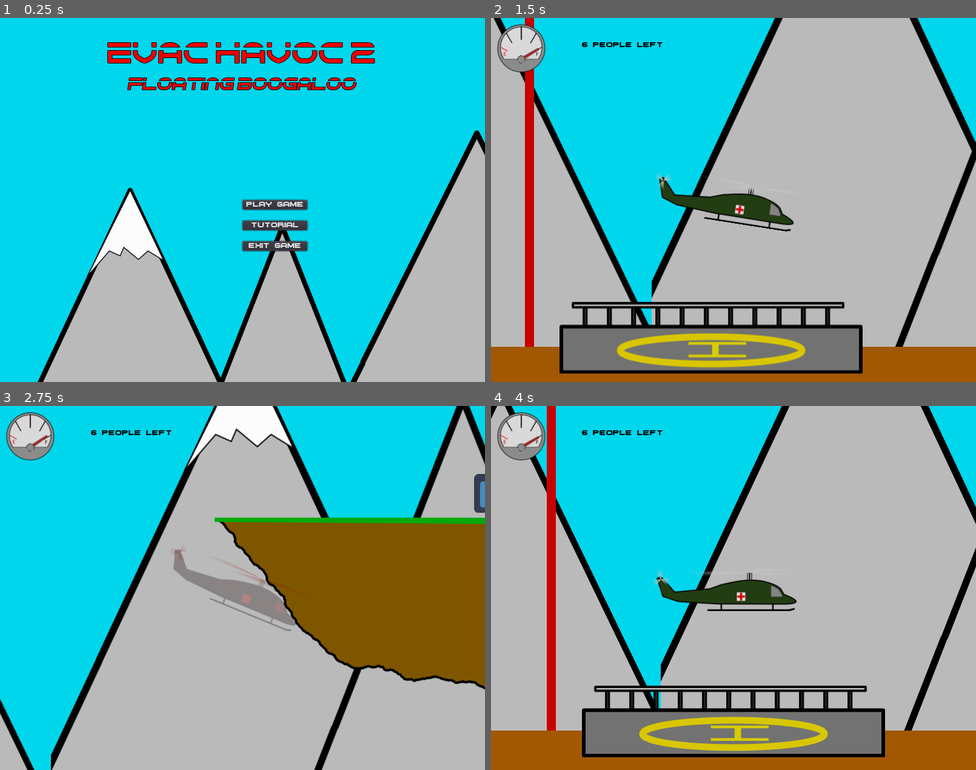
Above: before the commit, frames 1-4 (two rows, left to right).
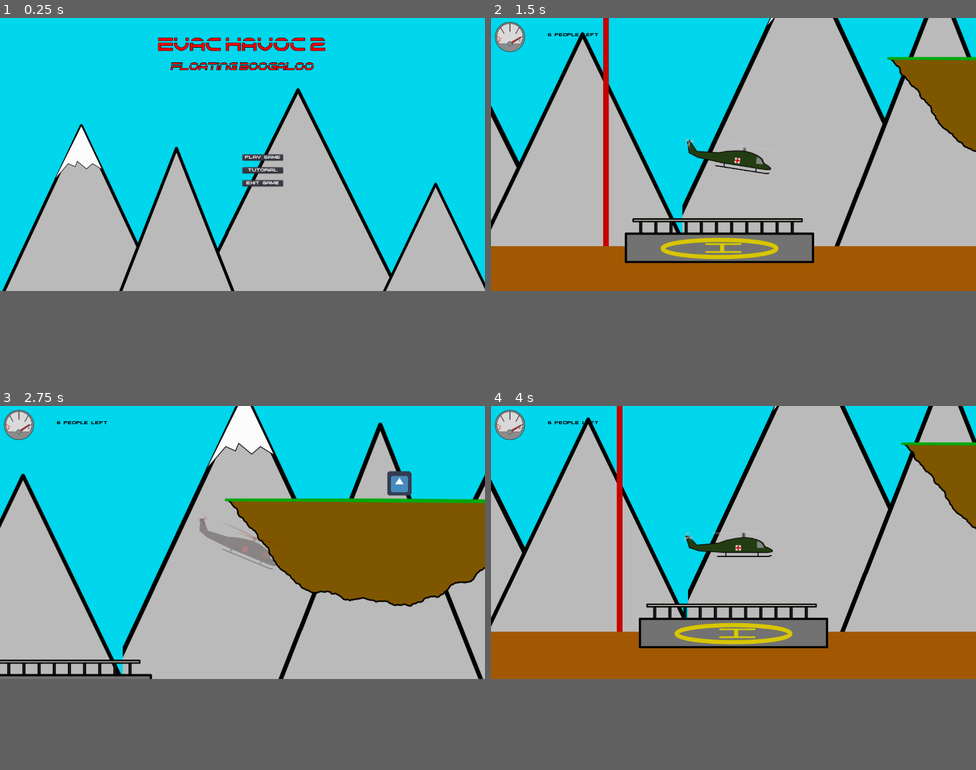
Above: after the commit, the same moments.

Repository: Inglo-Games/EvacHavoc2
Game: Godot game, scene res://scenes/menu.tscn
Same seed, same stepped clock (60 frames per second), same inputs: the game is played once before the commit and once after it. The engine's default icon, where the game draws it, is replaced by a stand-in: a white triangle on a blue panel in a dark square.
Inputs (mouse positions are in pixels of both pictures, inside the frame that each line leads up to):
- Up to frame 1 (0.25 s): no input
- Up to frame 2 (1.5 s): click "Play Game" at 0.5 s; tap Enter at 1.25 s; move the mouse to (840, 181) at 1.27 s; hold Right (move_right) from 1.28 s (still down); click (840, 181) at 1.42 s
- Up to frame 3 (2.75 s): keep holding Right (move_right); tap Up (move_up) at 1.52, 2.27 s; move the mouse to (145, 606) at 2.02 s
- Up to frame 4 (4 s): move the mouse to (782, 507) at 2.77 s; release Right (move_right) at 2.78 s; hold Left (move_left) 2.78-3.5 s; click "Play Game" at 3.5 s
In our replay, the window is 800x600 before the commit and 800x450 after it. These sizes can differ from the game's own. Grey fills any space a smaller window leaves; there, only what the larger window draws over its background counts as a difference.

The runs differ from the first frame. In frame 1, 37% of the frame differs, in the area x 0-100%, y 5-100%; in frame 2, 53%; in frame 3, 38%; in frame 4, 54%, in the area x 0-100%, y 0-100%.

Commit message:
Making window larger

Diff:
--- a/game/project.godot
+++ b/game/project.godot
@@ -31,7 +31,9 @@
 
 [display]
 
-window/size/width=800
+window/size/width=1280
+window/size/height=720
+window/dpi/allow_hidpi=true
 window/stretch/mode="viewport"
 
 [input]
